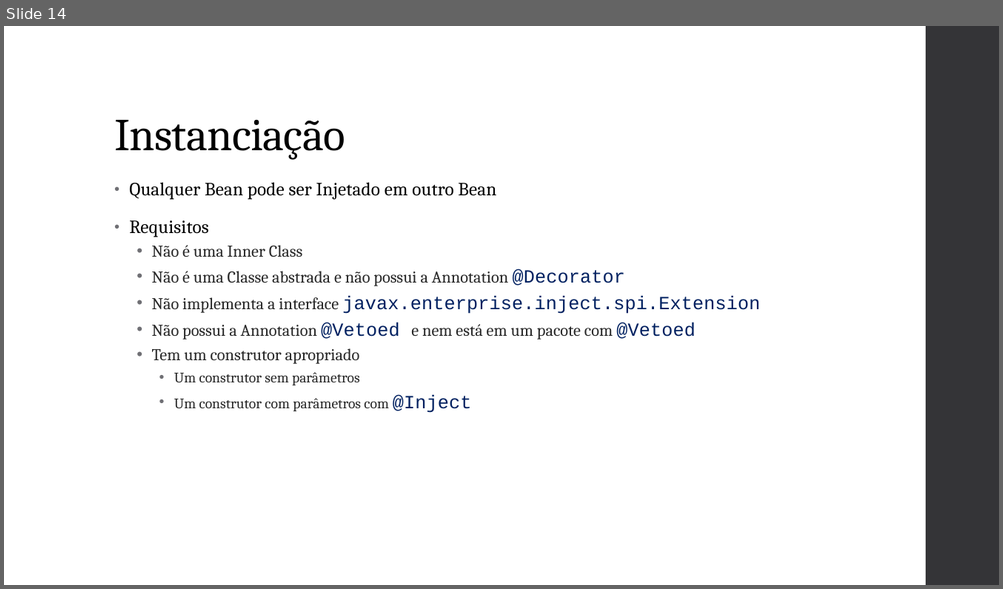
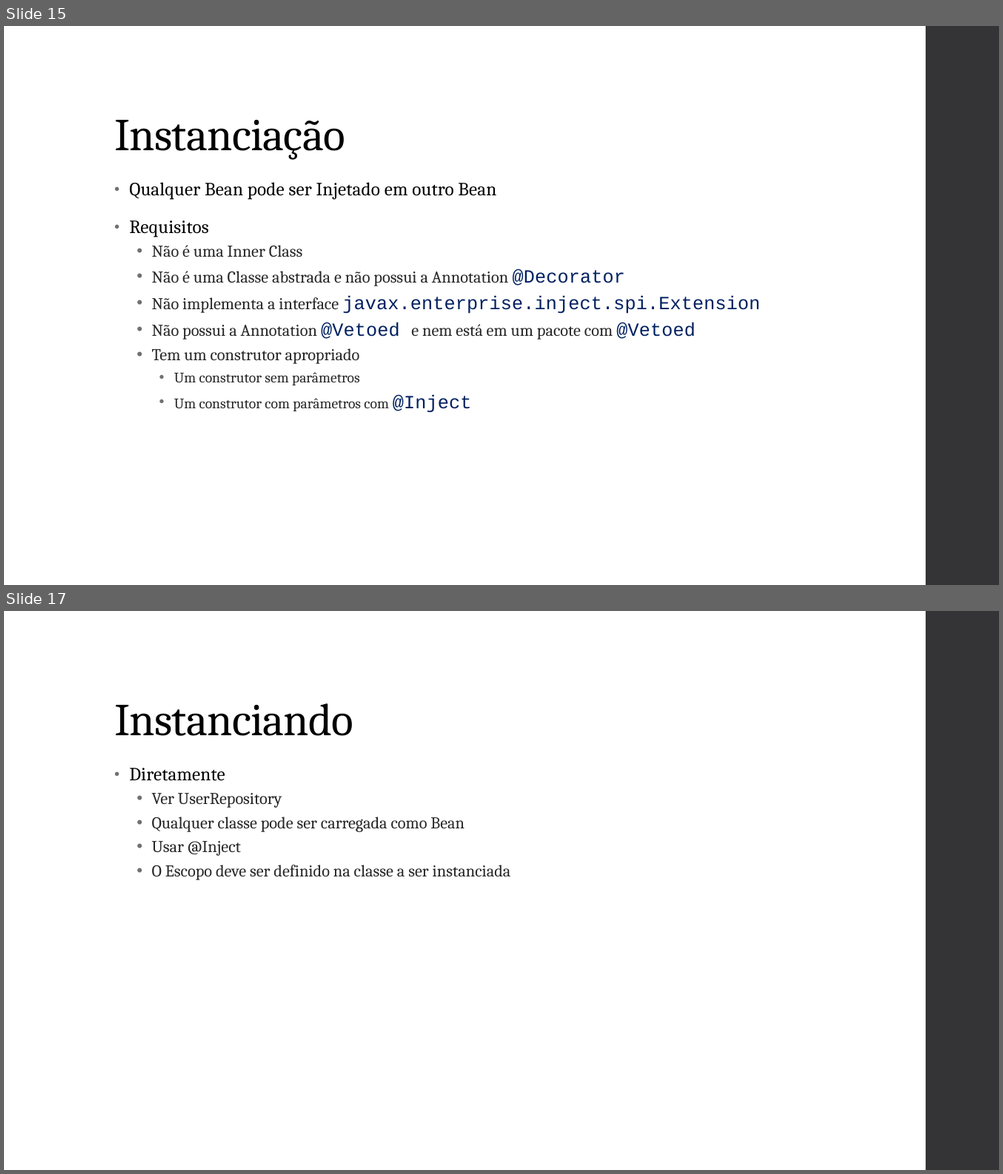
Before and after one commit to vepo/cdi-tutorial, a slide deck: resource/Java CDI.pptx. Shown one above the other, each under a label of ours: slide 14 before the commit, slides 15 and 17 after it; the slides between them are not shown. The pictures are 1003x589 and 1003x1174 pixels, drawn with LibreOffice and Linux fonts; fonts in the diff are those of the drawing. Boxes give left, top, right and bottom in pixels: in the first picture for what was removed or moved away, otherwise in the second. Text is boxed around its words. In the diff, an @@ line names an element or a change of style, - is before the commit and + after.

```diff
--- a/resource/Java CDI.pptx
+++ b/resource/Java CDI.pptx
@@ slide 17 added at (x1=4, y1=611, x2=999, y2=1170), background #FFFFFF; not listed: 1 template element that a slide beside it also shows @@
@@ title added at (x1=114, y1=703, x2=353, y2=736), 44 pt, text #000000 @@
+Instanciando
@@ text added at (x1=129, y1=768, x2=511, y2=880), 16 pt, text #262626 @@
+• Diretamente
+  • Ver UserRepository
+  • Qualquer classe pode ser carregada como Bean
+  • Usar @Inject
+  • O Escopo deve ser definido na classe a ser instanciada
@@ what was slide 14 is now slide 15 @@
```
Also in this commit, not shown: 1 slide changed, 8 other slides added.
